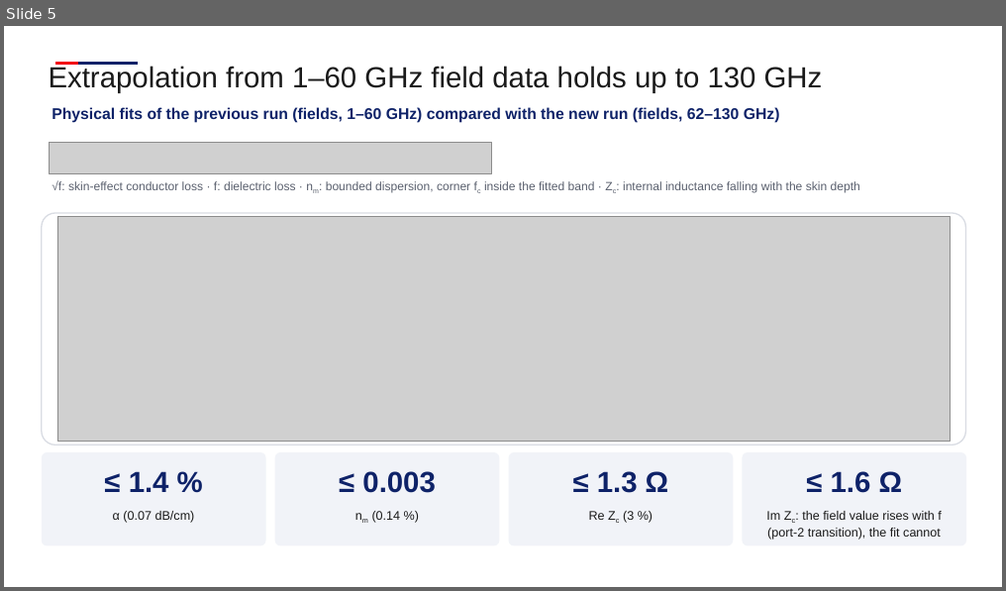
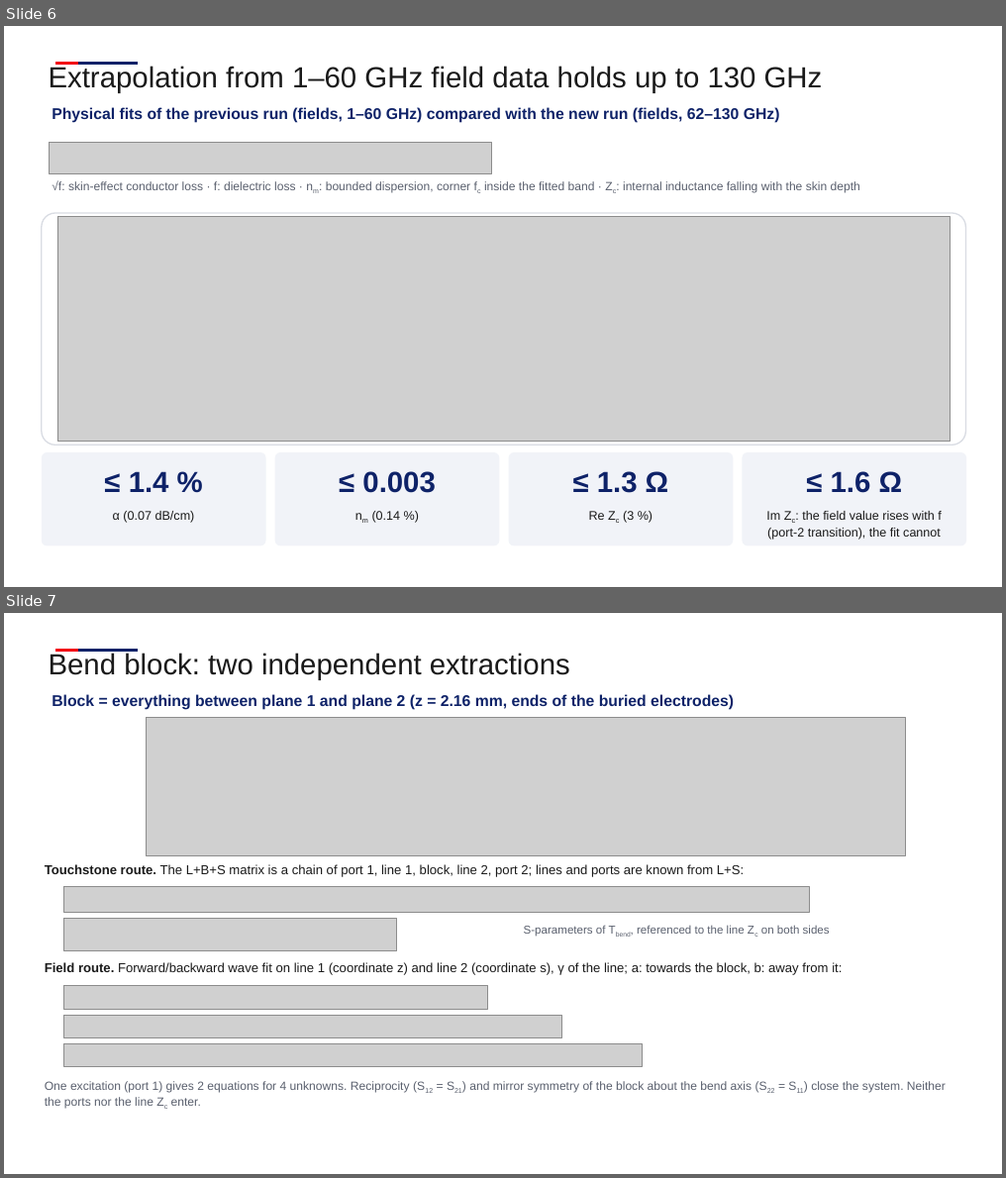
Before and after one commit to andreimuresian/claude, a slide deck: docs/cst/Equalization/Equalisation.pptx. Shown one above the other, each under a label of ours: slide 5 before the commit, slides 6 and 7 after it. The pictures are 1006x591 and 1006x1178 pixels, drawn with LibreOffice and Linux fonts; fonts in the diff are those of the drawing; grey boxes stand for pictures; background and template pictures are left out. Boxes give left, top, right and bottom in pixels: in the first picture for what was removed or moved away, otherwise in the second. Text is boxed around its words. In the diff, an @@ line names an element or a change of style, - is before the commit and + after.

```diff
--- a/docs/cst/Equalization/Equalisation.pptx
+++ b/docs/cst/Equalization/Equalisation.pptx
@@ slide 7 added at bbox=[4, 613, 1002, 1174], background #FFFFFF; not listed: 2 template elements that a slide beside it also shows @@
@@ text added at bbox=[49, 653, 570, 680], 28 pt, text #1A1A1A @@
+Bend block: two independent extractions
@@ text added at bbox=[52, 694, 734, 710], 15 pt, text #0E2268, bold @@
+Block = everything between plane 1 and plane 2 (z = 2.16 mm, ends of the buried electrodes)
@@ picture added at bbox=[147, 718, 905, 857] @@
@@ text added at bbox=[45, 864, 744, 877], 12.5 pt, text #1A1A1A @@
+Touchstone route. The L+B+S matrix is a chain of port 1, line 1, block, line 2, port 2; lines and ports are known from L+S:
@@ picture added at bbox=[63, 887, 810, 912] @@
@@ picture added at bbox=[63, 919, 397, 952] @@
@@ text added at bbox=[524, 925, 830, 937], 11 pt, text #5A606E @@
+S-parameters of Tbend, referenced to the line Zc on both sides
@@ text added at bbox=[45, 962, 842, 975], 12.5 pt, text #1A1A1A @@
+Field route. Forward/backward wave fit on line 1 (coordinate z) and line 2 (coordinate s), γ of the line; a: towards the block, b: away from it:
@@ picture added at bbox=[63, 986, 488, 1010] @@
@@ picture added at bbox=[63, 1016, 561, 1039] @@
@@ picture added at bbox=[63, 1045, 643, 1066] @@
@@ text added at bbox=[45, 1081, 945, 1109], 11.5 pt, text #5A606E @@
+One excitation (port 1) gives 2 equations for 4 unknowns. Reciprocity (S12 = S21) and mirror symmetry of the block about the bend axis (S22 = S11) close the system. Neither the ports nor the line Zc enter.
@@ what was slide 5 is now slide 6 @@
```
Also in this commit, not shown: 1 slide changed, 3 other slides added, 2 slides removed, 22 other files.
